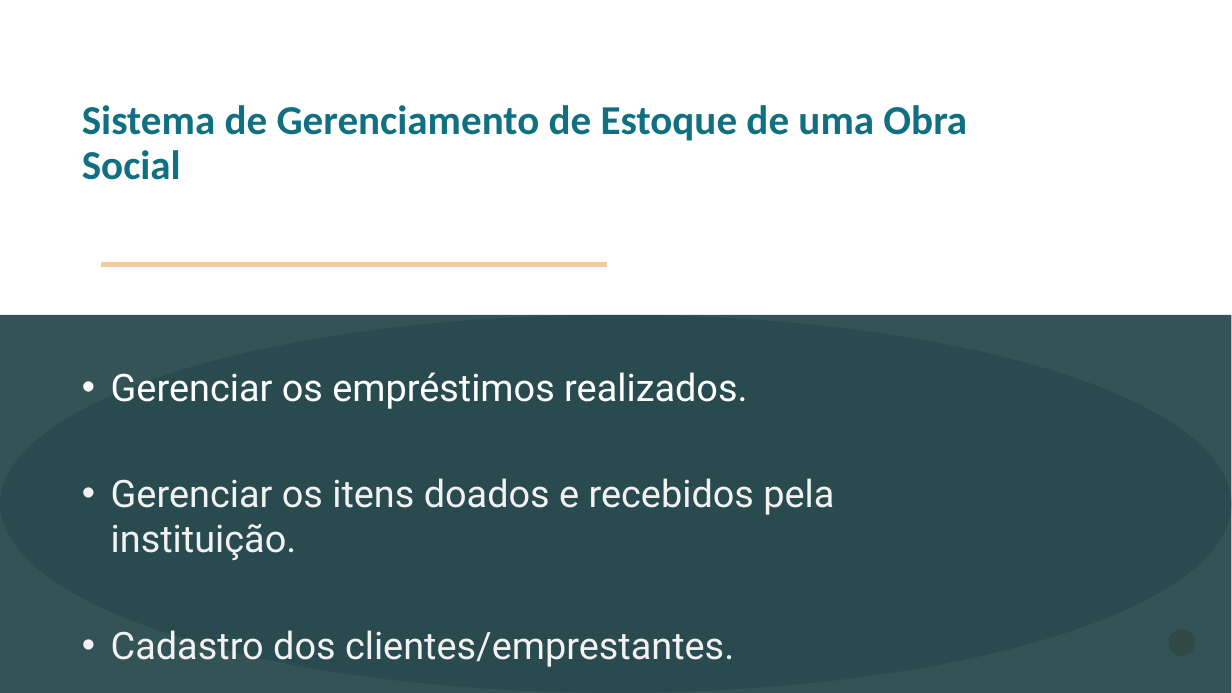
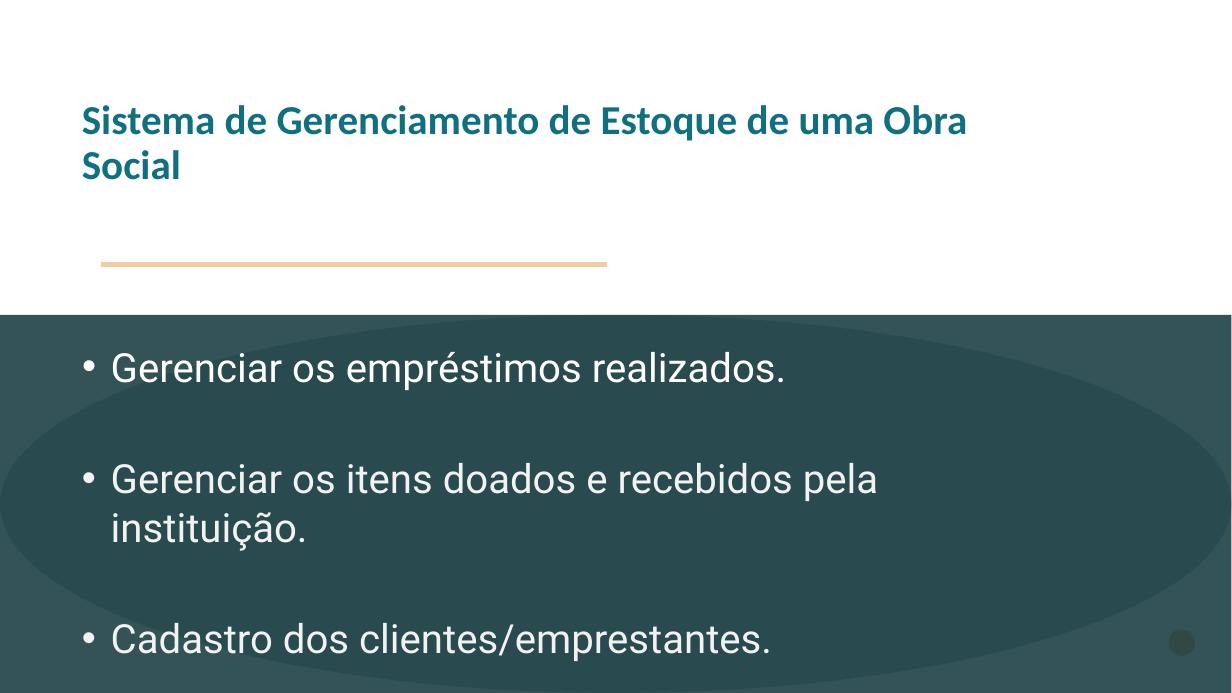
Before and after one commit to jpesilva/InventoryControlSystem, a slide deck: slide 4 of Documentation/Apresentacoes/1a_SI.pptx (slide 3 before the commit). Drawn at 1232x693 pixels with LibreOffice and Linux fonts; fonts in the diff are those of the drawing; grey boxes stand for pictures. Boxes give left, top, right and bottom in pixels: in the first picture for what was removed or moved away, otherwise in the second. Text is boxed around its words. In the diff, an @@ line names an element or a change of style, - is before the commit and + after.

```diff
--- a/Documentation/Apresentacoes/1a_SI.pptx
+++ b/Documentation/Apresentacoes/1a_SI.pptx
@@ text "Gerenciar os empréstimos realizados." at bbox=[111, 352, 878, 661]: size 29.5 to 31.3 pt @@
```
Also in this commit, not shown: 2 other slides changed, 4 slides added, 4 other files.
